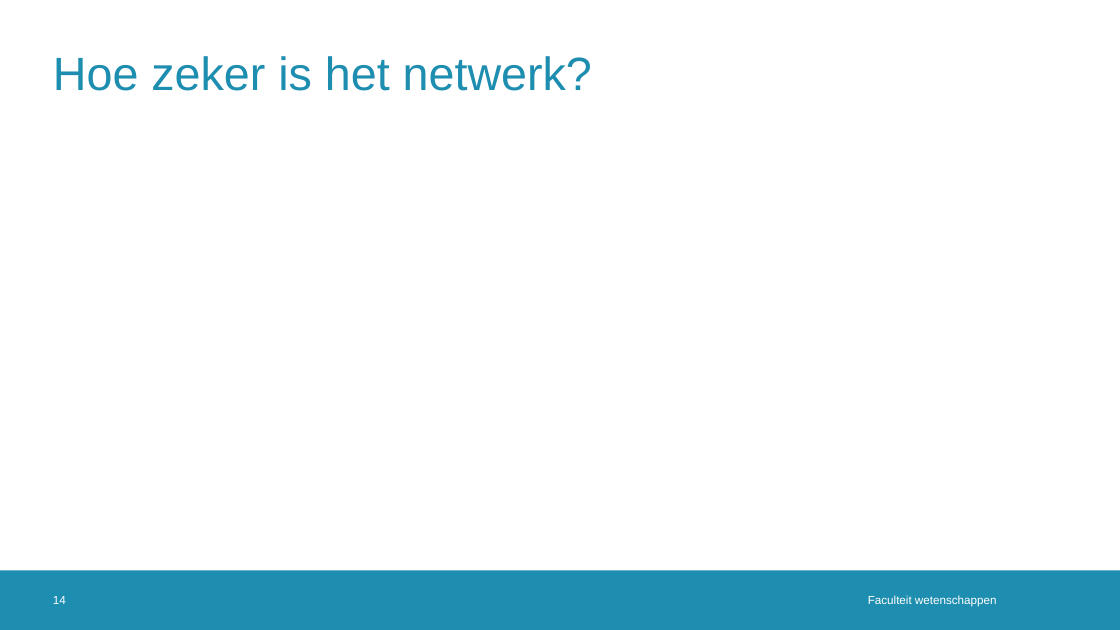
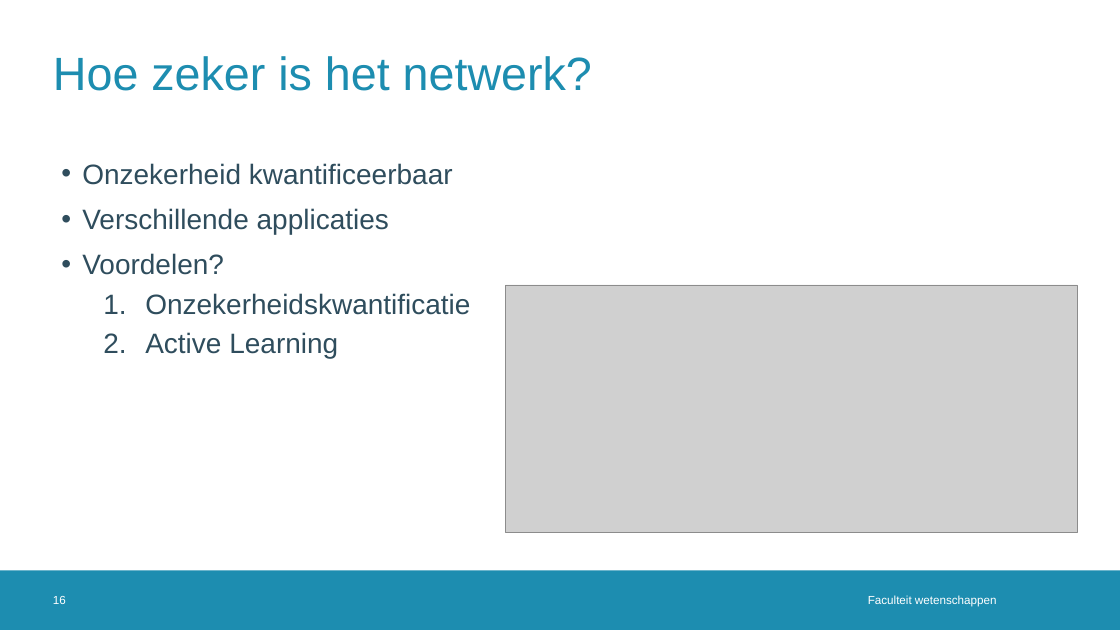
Before and after one commit to JoppeDJ/BachelorProef, a slide deck: slide 16 of Literatuurstudie/Literatuurstudie_ppt.pptx (slide 14 before the commit). Drawn at 1120x630 pixels with LibreOffice and Linux fonts; fonts in the diff are those of the drawing; grey boxes stand for pictures; background and template pictures are left out. Boxes give left, top, right and bottom in pixels: in the first picture for what was removed or moved away, otherwise in the second. Text is boxed around its words. In the diff, an @@ line names an element or a change of style, - is before the commit and + after.

```diff
--- a/Literatuurstudie/Literatuurstudie_ppt.pptx
+++ b/Literatuurstudie/Literatuurstudie_ppt.pptx
@@ text added at (x1=82, y1=163, x2=470, y2=358), 24 pt, text #2F4D5D @@
+• Onzekerheid kwantificeerbaar
+• Verschillende applicaties
+• Voordelen?
+  1. Onzekerheidskwantificatie
+  2. Active Learning
@@ picture added at (x1=506, y1=285, x2=1077, y2=533) @@
@@ page number at (x1=53, y1=596, x2=66, y2=604): text changed @@
-14
+16
```
Also in this commit, not shown: 6 other slides changed, 2 slides added, 1 slide removed, 1 other file.
